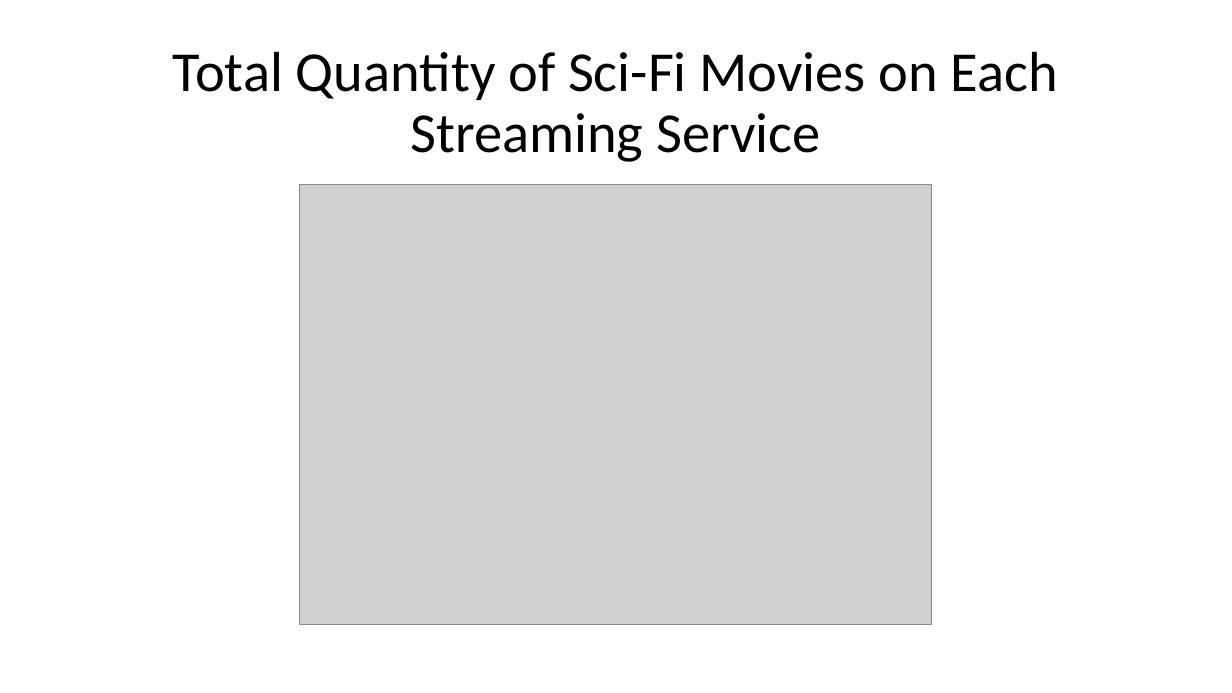
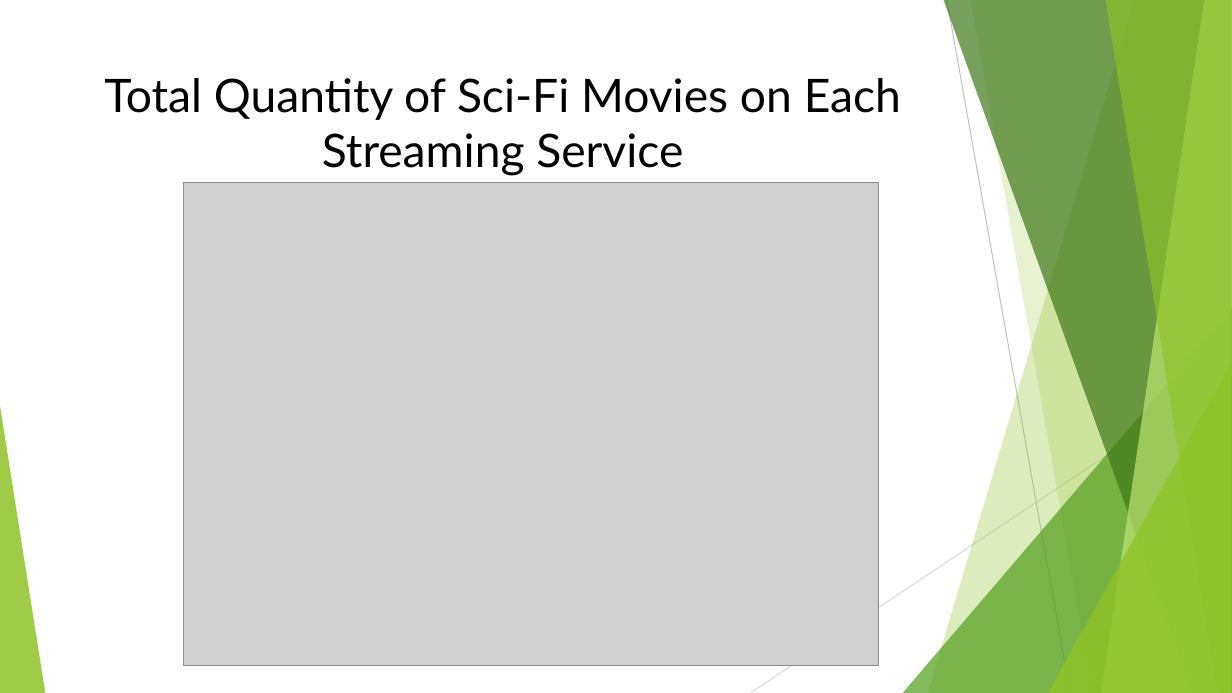
Before and after one commit to danthreepo/CapstoneProject_2025, a slide deck: slide 9 of Analysis of Sci-Fi Movies and Availability on Streaming.pptx. Drawn at 1232x693 pixels with LibreOffice and Linux fonts; fonts in the diff are those of the drawing; grey boxes stand for pictures. Boxes give left, top, right and bottom in pixels: in the first picture for what was removed or moved away, otherwise in the second. Text is boxed around its words. In the diff, an @@ line names an element or a change of style, - is before the commit and + after.

```diff
--- a/Analysis of Sci-Fi Movies and Availability on Streaming.pptx
+++ b/Analysis of Sci-Fi Movies and Availability on Streaming.pptx
@@ title "Total Quantity of Sci-Fi Movies ...": place and size @@
-title "Total Quantity of Sci-Fi Movies ..." at [173,51,1058,162]
+title "Total Quantity of Sci-Fi Movies ..." at [104,78,901,176]
@@ title "Total Quantity of Sci-Fi Movies ..." at [104,78,901,176]: size 44 to 36 pt, font Calibri to Lato; line spacing 0.9 to 1; vertical alignment middle to top @@
@@ picture: place and size @@
-picture at [300,185,933,625]
+picture at [183,182,878,665]
@@ group added at [0,0,1232,693]: 5 freeform shapes, 3 triangles, 2 lines @@
```
Also in this commit, not shown: 10 other slides changed.
